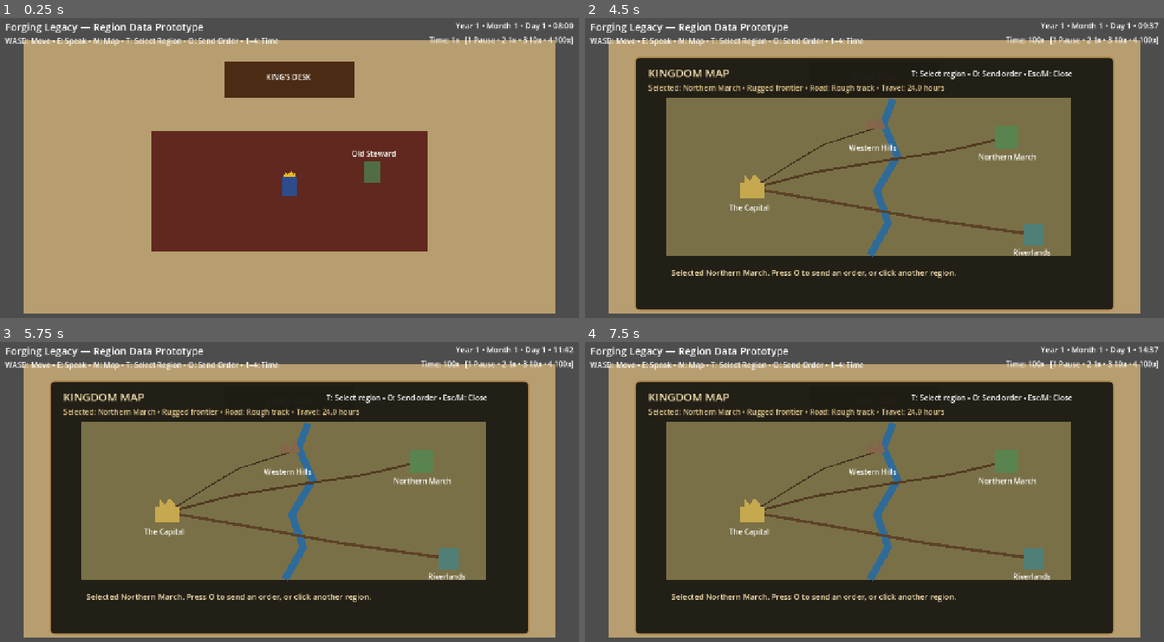
Above: before the commit, frames 1-4 (two rows, left to right).
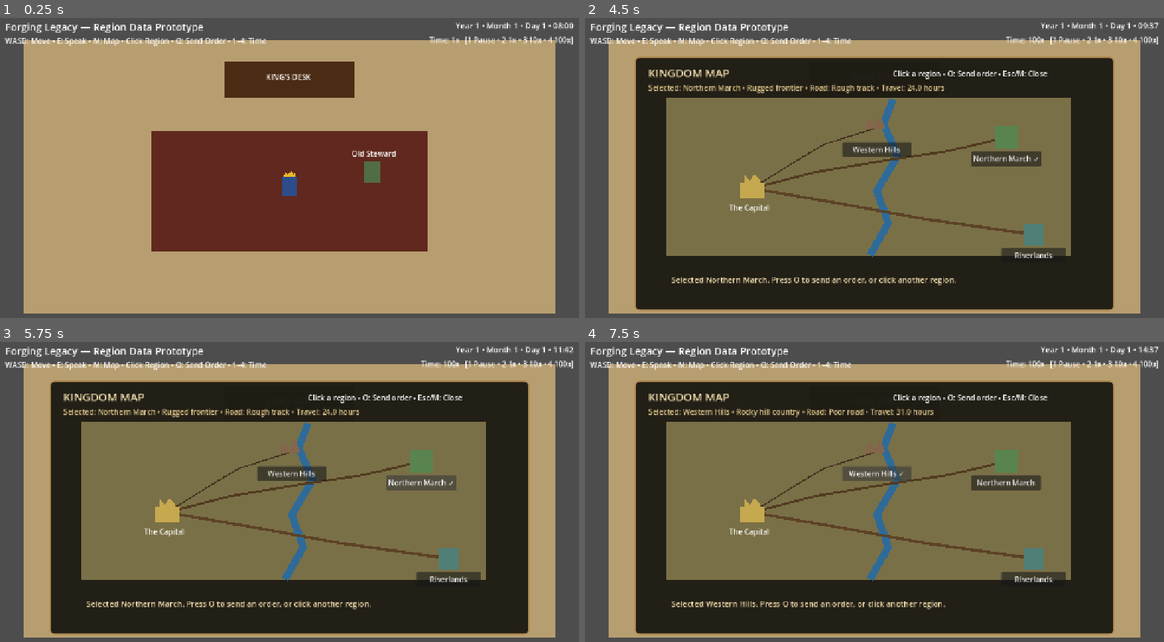
Above: after the commit, the same moments.

Repository: thomasmcanerney-gif/forging-legacy-game
Game: Godot game, scene res://scenes/main.tscn
The game is run twice, just before and just after one commit, with the same random seed, the same clock (stepped at 60 frames per second) and the same inputs.
Inputs (mouse positions are in pixels of both pictures, inside the frame that each line leads up to):
- Up to frame 1 (0.25 s): no input
- Up to frame 2 (4.5 s): tap Enter at 0.5, 2, 3.5 s; hold D (move_right) 0.53-1.28 s; tap E (interact) at 0.6, 1.25 s; hold S (move_down) 1.28-2.03 s; tap 1 at 1.35 s; hold D (move_right) 2.03-2.78 s; tap 2 at 2.1 s; tap Space at 2.75, 4.25 s; hold W (move_up) 2.78-3.53 s; tap 3 at 2.85 s; hold A (move_left) from 3.53 s (still down); tap 4 at 3.6 s; tap M at 4.35 s
- Up to frame 3 (5.75 s): release A (move_left) at 5 s; click (422, 483) at 5 s, where only the run after the commit has a clickable "Northern March ✓"
- Up to frame 4 (7.5 s): click (1036, 579) at 5.75 s, where only the run after the commit has a clickable "Riverlands"; click (1007, 483) at 6.5 s, where only the run after the commit has a clickable "Northern March"; click (874, 474) at 7.25 s, where only the run after the commit has a clickable "Western Hills"

The runs differ from the first frame. In frame 1, 0.3% of the frame differs, in the area x 21-49%, y 6-10%; in frame 2, 3.4%; in frame 3, 3.3%; in frame 4, 4.0%, in the area x 14-85%, y 6-90%.
Error before the commit: Invalid access to property or key 'pressed' on a base object of type 'null instance'. (res://scripts/main.gd:39)

Commit message:
Add clickable region buttons

Diff:
--- a/scenes/main.tscn
+++ b/scenes/main.tscn
@@ -147,9 +147,9 @@
 [node name="Instructions" type="Label" parent="UI"]
 offset_left = 24.0
 offset_top = 54.0
-offset_right = 900.0
+offset_right = 1000.0
 offset_bottom = 86.0
-text = "WASD: Move • E: Speak • M: Map • T: Select Region • O: Send Order • 1–4: Time"
+text = "WASD: Move • E: Speak • M: Map • Click Region • O: Send Order • 1–4: Time"
 
 [node name="DateLabel" type="Label" parent="UI"]
 offset_left = 900.0
@@ -210,8 +210,8 @@
 text = "KINGDOM MAP"
 
 [node name="MapHelp" type="Label" parent="UI/MapPanel"]
-position = Vector2(600, 25)
-text = "T: Select region • O: Send order • Esc/M: Close"
+position = Vector2(560, 25)
+text = "Click a region • O: Send order • Esc/M: Close"
 
 [node name="SelectedRegion" type="Label" parent="UI/MapPanel"]
 position = Vector2(30, 55)
@@ -257,8 +257,9 @@
 polygon = PackedVector2Array(-24, -24, 24, -24, 24, 24, -24, 24)
 color = Color(0.35, 0.52, 0.31, 1)
 
-[node name="NorthernLabel" type="Label" parent="UI/MapPanel"]
-position = Vector2(745, 205)
+[node name="NorthernSelect" type="Button" parent="UI/MapPanel"]
+position = Vector2(730, 205)
+size = Vector2(150, 32)
 text = "Northern March"
 
 [node name="Riverlands" type="Polygon2D" parent="UI/MapPanel"]
@@ -266,8 +267,9 @@
 polygon = PackedVector2Array(-22, -22, 22, -22, 22, 22, -22, 22)
 color = Color(0.31, 0.50, 0.47, 1)
 
-[node name="RiverlandsLabel" type="Label" parent="UI/MapPanel"]
-position = Vector2(820, 412)
+[node name="RiverlandsSelect" type="Button" parent="UI/MapPanel"]
+position = Vector2(795, 414)
+size = Vector2(140, 32)
 text = "Riverlands"
 
 [node name="WesternHills" type="Polygon2D" parent="UI/MapPanel"]
@@ -275,8 +277,9 @@
 polygon = PackedVector2Array(-22, 0, -10, -24, 0, -8, 12, -28, 24, 0)
 color = Color(0.52, 0.40, 0.30, 1)
 
-[node name="WesternLabel" type="Label" parent="UI/MapPanel"]
-position = Vector2(465, 185)
+[node name="WesternSelect" type="Button" parent="UI/MapPanel"]
+position = Vector2(450, 185)
+size = Vector2(150, 32)
 text = "Western Hills"
 
 [node name="Messenger" type="Polygon2D" parent="UI/MapPanel"]
@@ -285,7 +288,7 @@
 color = Color(0.92, 0.87, 0.70, 1)
 
 [node name="MapStatus" type="Label" parent="UI/MapPanel"]
-position = Vector2(80, 455)
+position = Vector2(80, 470)
 size = Vector2(875, 60)
 theme_override_colors/font_color = Color(0.95, 0.87, 0.68, 1)
 theme_override_font_sizes/font_size = 17
